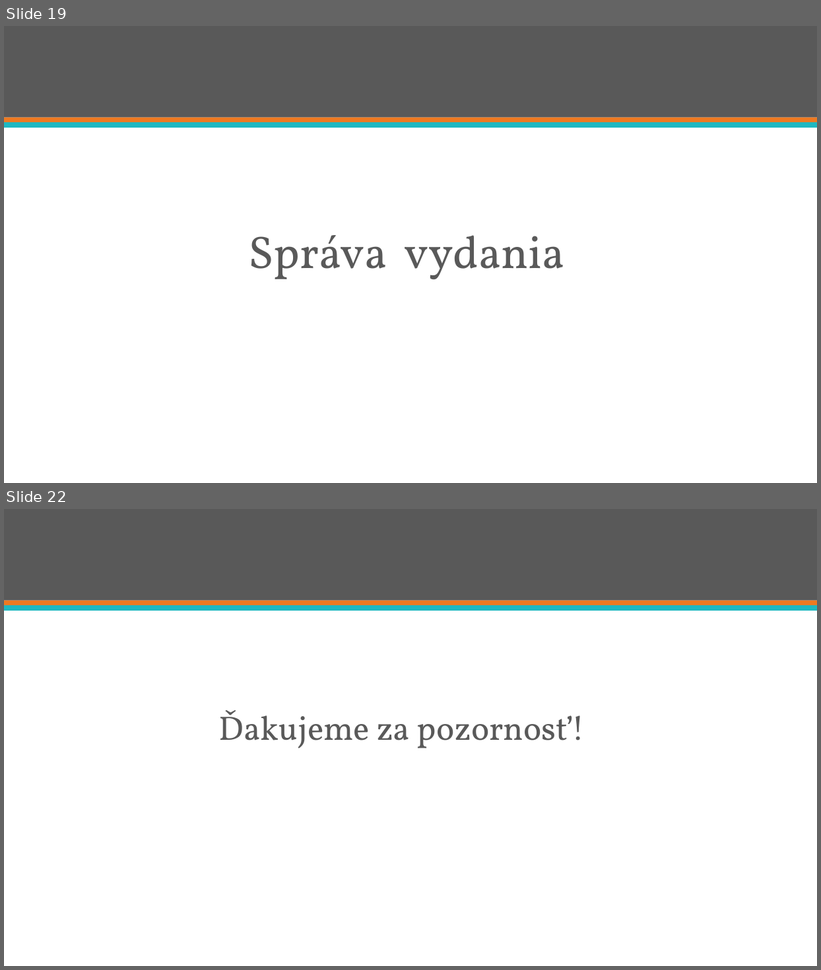
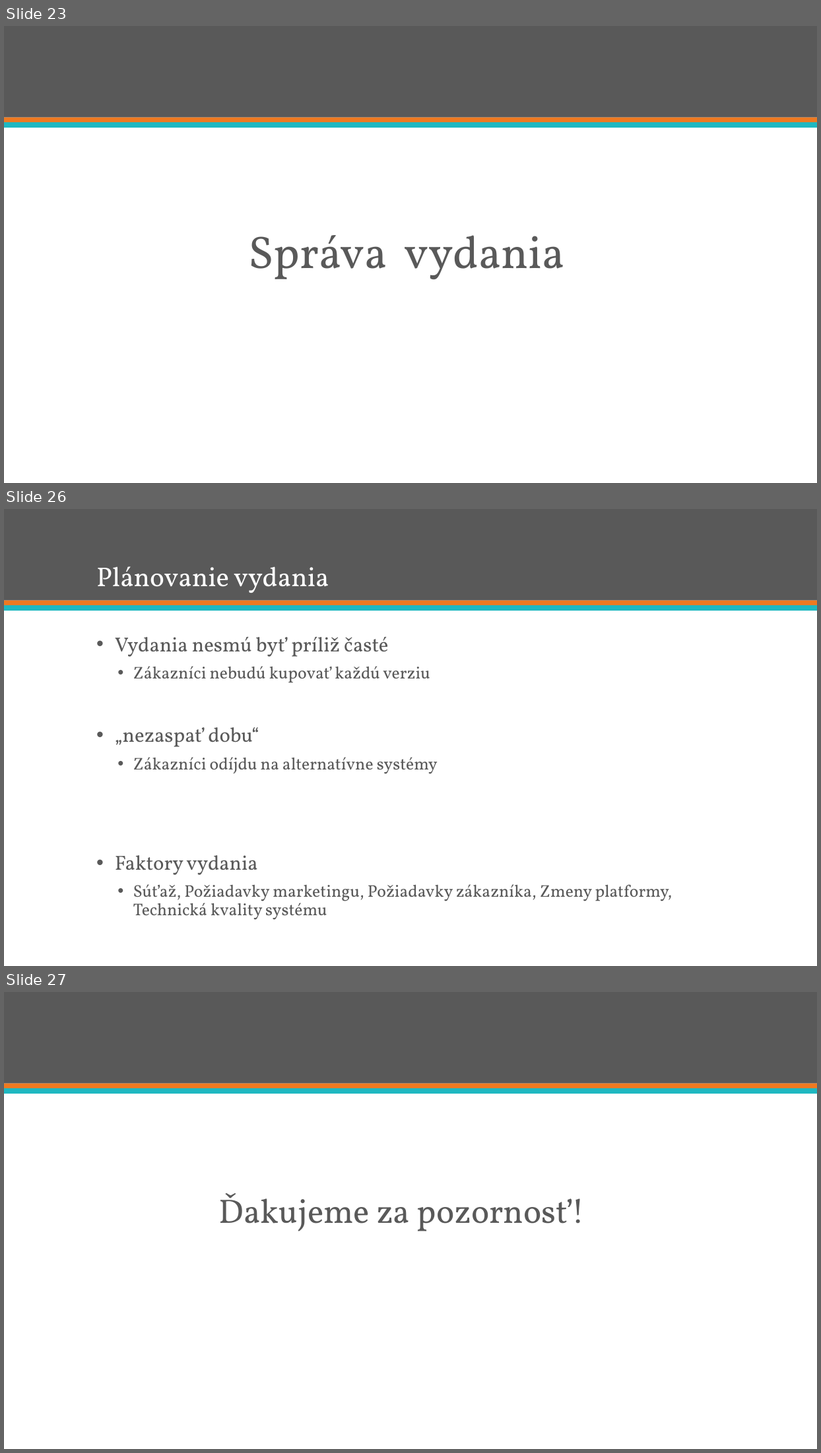
Before and after one commit to ppatrik/swib-prezentacia, a slide deck: swib.pptx. Shown one above the other, each under a label of ours: slides 19 and 22 before the commit, slides 23, 26 and 27 after it; the slides between them are not shown. The pictures are 821x970 and 821x1453 pixels, drawn with LibreOffice and Linux fonts; fonts in the diff are those of the drawing. Boxes give left, top, right and bottom in pixels: in the first picture for what was removed or moved away, otherwise in the second. Text is boxed around its words. In the diff, an @@ line names an element or a change of style, - is before the commit and + after.

```diff
--- a/swib.pptx
+++ b/swib.pptx
@@ slide 26 added at [4,509,817,966], background #FFFFFF; not listed: 3 template elements that a slide beside it also shows @@
@@ title added at [96,566,329,593], 32 pt, text #FFFFFF @@
+Plánovanie vydania
@@ text added at [115,637,673,920], 20 pt, text #595959 @@
+• Vydania nesmú byť príliž časté
+  • Zákazníci nebudú kupovať každú verziu
+• „nezaspať dobu“
+  • Zákazníci odíjdu na alternatívne systémy
+• Faktory vydania
+  • Súťaž, Požiadavky marketingu, Požiadavky zákazníka, Zmeny platformy, Technická kvality systému
@@ what was slide 19 is now slide 23 @@
@@ what was slide 22 is now slide 27 @@
```
Also in this commit, not shown: 2 slides changed, 5 other slides added, 1 slide removed.
